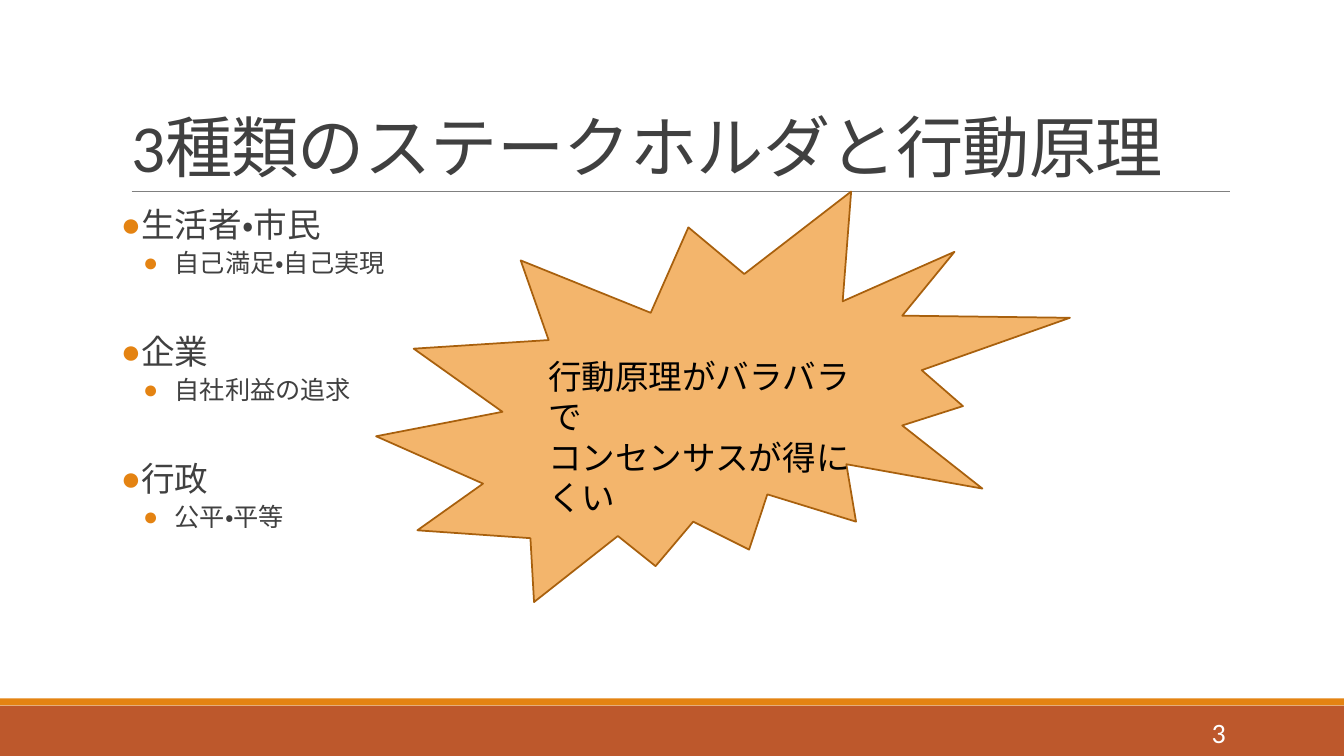
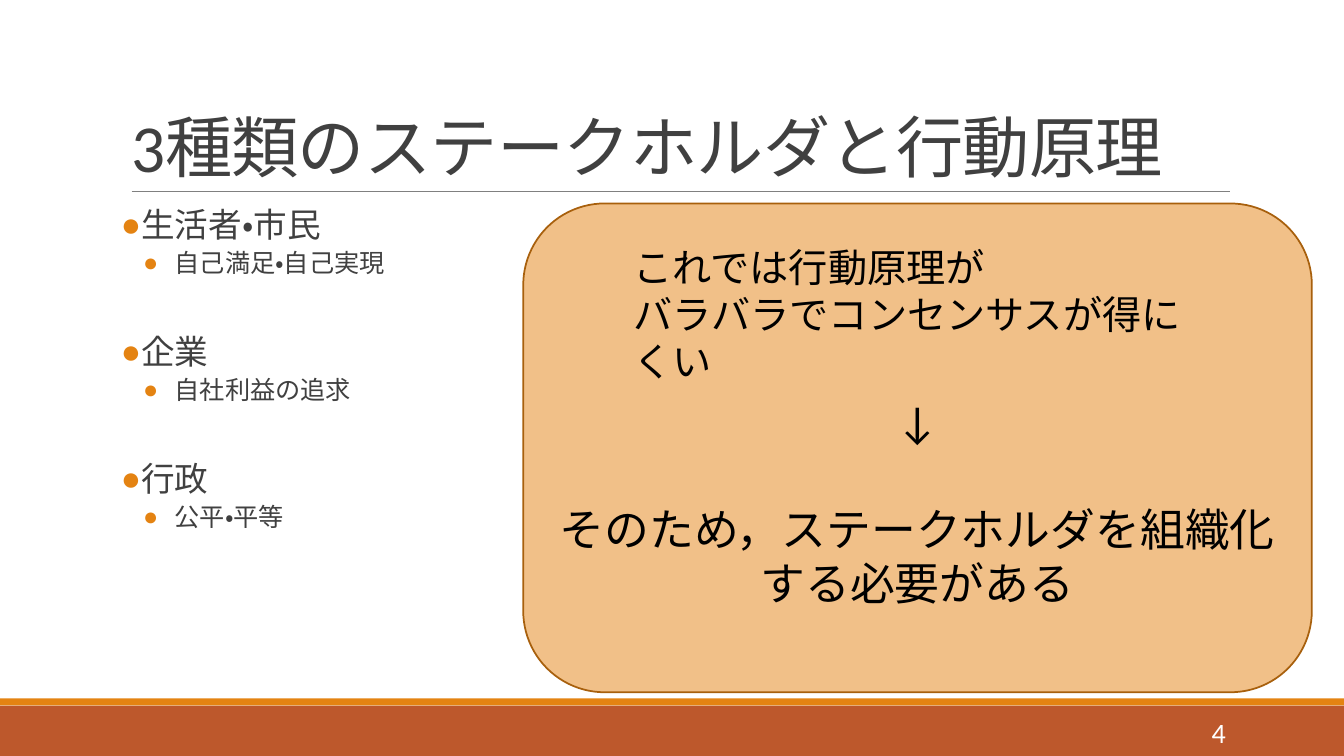
Before and after one commit to horiuchi-lab-teamA/horiuchi-lab-teamA-, a slide deck: slide 4 of ゼミ1/j04/1342082.pptx (slide 3 before the commit). Drawn at 1344x756 pixels with LibreOffice and Linux fonts; fonts in the diff are those of the drawing. Boxes give left, top, right and bottom in pixels: in the first picture for what was removed or moved away, otherwise in the second. Text is boxed around its words. In the diff, an @@ line names an element or a change of style, - is before the commit and + after.

```diff
--- a/ゼミ1/j04/1342082.pptx
+++ b/ゼミ1/j04/1342082.pptx
@@ irregular seal removed at (x1=376, y1=192, x2=1070, y2=602) @@
@@ rounded rectangle added at (x1=523, y1=204, x2=1312, y2=693), fill #E48312 at 50% opacity, outline #A9610D 1.25 pt, 32 pt, text #000000 @@
+↓
+そのため，ステークホルダを組織化する必要がある
@@ text at (x1=634, y1=249, x2=1181, y2=333): text changed; size 24 to 28 pt @@
-行動原理がバラバラで
-コンセンサスが得にくい
+これでは行動原理が
+バラバラでコンセンサスが得にくい
@@ page number at (x1=1212, y1=725, x2=1226, y2=743): text changed @@
-3
+4
```
Also in this commit, not shown: 4 other slides changed, 4 slides removed, 3 other files.
